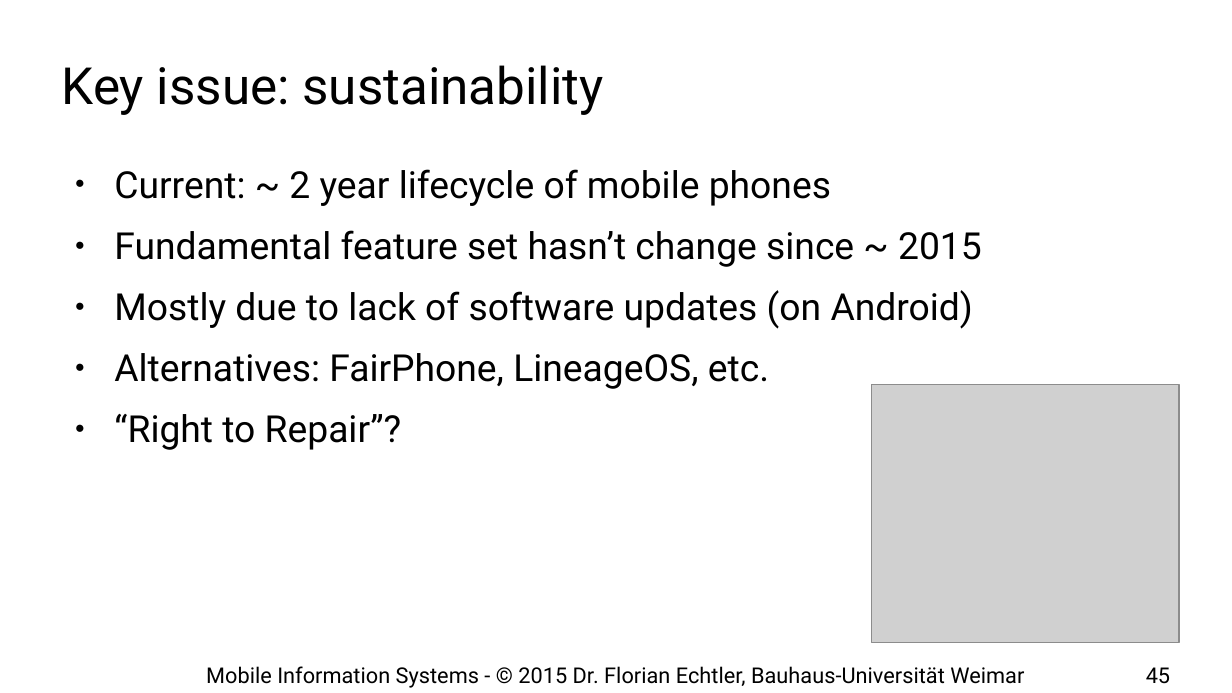
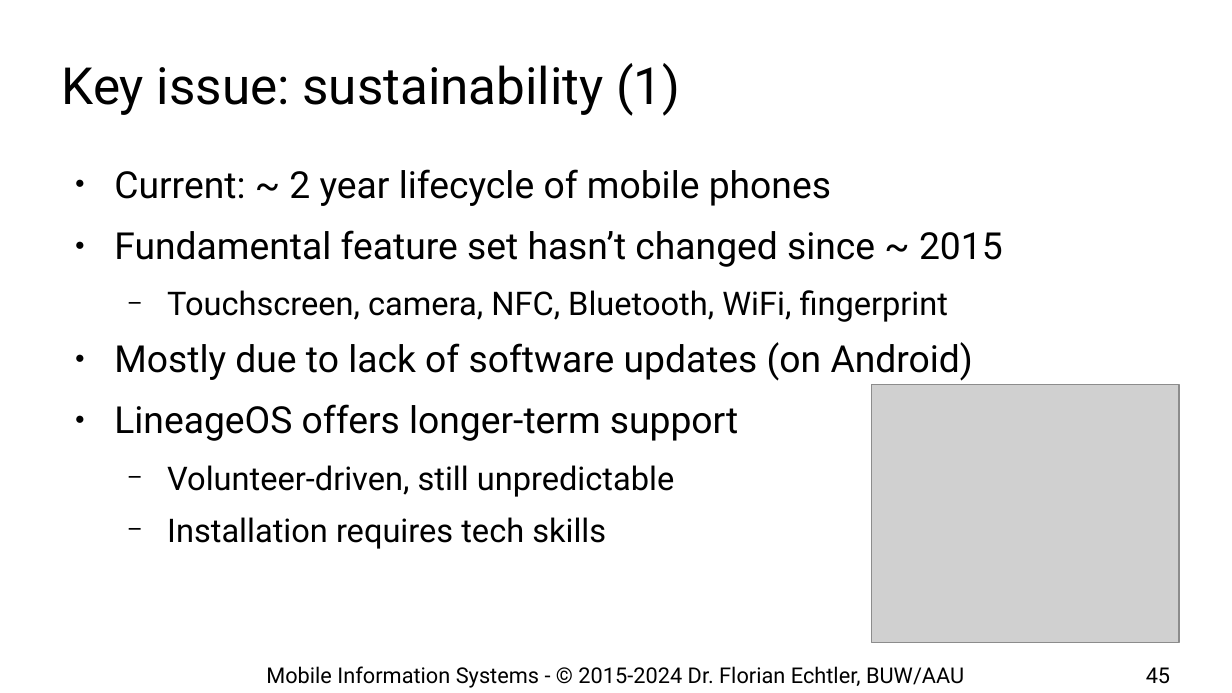
Before and after one commit to floe/mobile-information-systems, a slide deck: slide 45 of 02-big-issues.odp. Drawn at 1232x693 pixels with LibreOffice and Linux fonts; fonts in the diff are those of the drawing; grey boxes stand for pictures; background and template pictures are left out. Boxes give left, top, right and bottom in pixels: in the first picture for what was removed or moved away, otherwise in the second. Text is boxed around its words. In the diff, an @@ line names an element or a change of style, - is before the commit and + after.

Commit message:
update 2024

```diff
--- a/02-big-issues.odp
+++ b/02-big-issues.odp
@@ title at (x1=62, y1=63, x2=680, y2=116): text changed @@
-Key issue: sustainability
+Key issue: sustainability (1)
@@ text at (x1=114, y1=230, x2=1003, y2=322): text changed; size 24 to 21 pt @@
-● Fundamental feature set hasn’t change since ~ 2015
+● Fundamental feature set hasn’t changed since ~ 2015
+  − Touchscreen, camera, NFC, Bluetooth, WiFi, fingerprint
@@ text at (x1=114, y1=404, x2=738, y2=549): text changed; size 24 to 21 pt @@
-● Alternatives: FairPhone, LineageOS, etc.
-● “Right to Repair”?
+● LineageOS offers longer-term support
+  − Volunteer-driven, still unpredictable
+  − Installation requires tech skills
@@ text at (x1=266, y1=666, x2=964, y2=688): text changed @@
-Mobile Information Systems - © 2015 Dr. Florian Echtler, Bauhaus-Universität Weimar
+Mobile Information Systems - © 2015-2024 Dr. Florian Echtler, BUW/AAU
```
Also in this commit, not shown: 45 other slides changed, 1 slide added.
